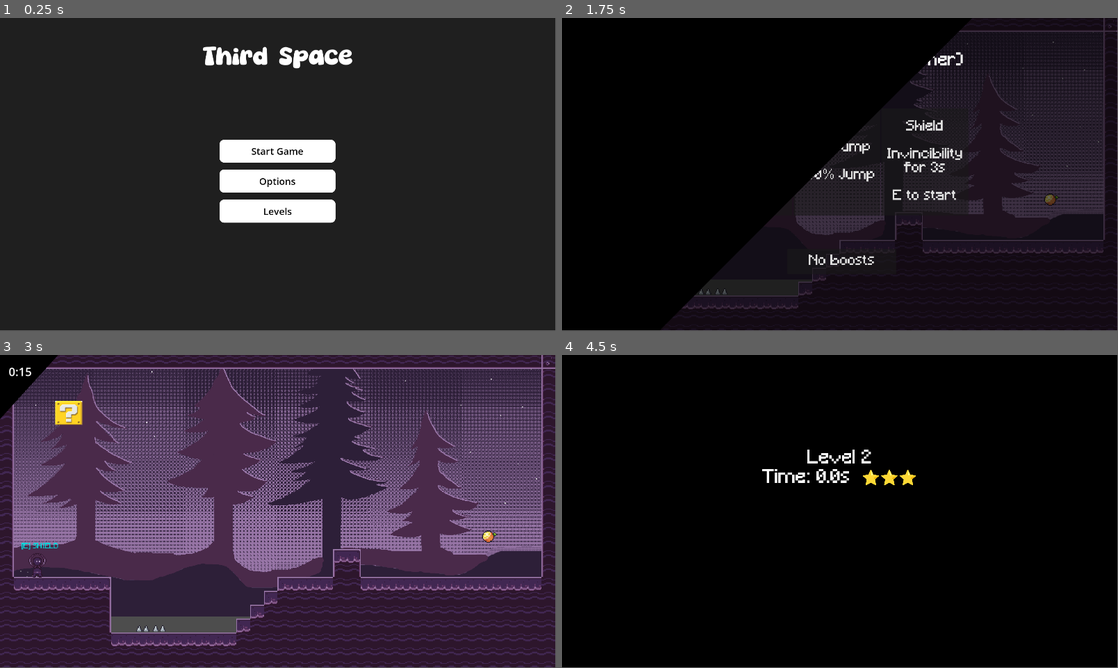
Above: before the commit, frames 1-4 (two rows, left to right).
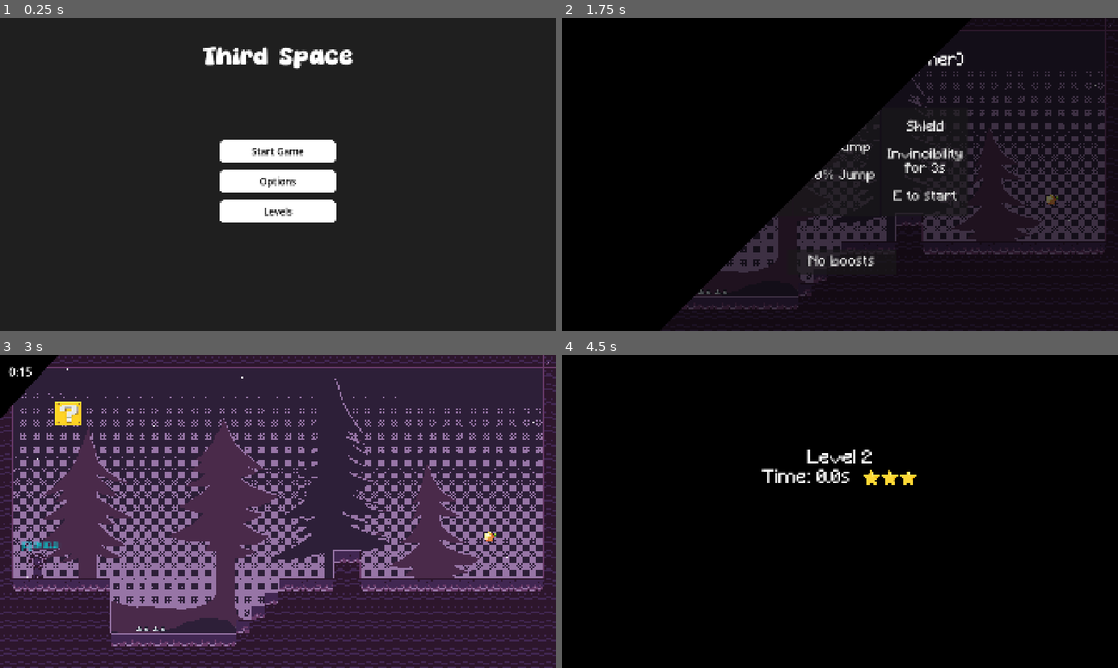
Above: after the commit, the same moments.

Repository: SmoothAsphaltRoads/thirdspacegame
Game: Godot game, scene res://scenes/main_menu.tscn
The game is run twice, just before and just after one commit, with the same random seed, the same clock (stepped at 60 frames per second) and the same inputs.
Inputs (mouse positions are in pixels of both pictures, inside the frame that each line leads up to):
- Up to frame 1 (0.25 s): no input
- Up to frame 2 (1.75 s): click "Start Game" at 0.5 s; click "Start Game" at 1.25 s
- Up to frame 3 (3 s): click "Shield Invincibility for 3s E…" at 2 s; tap Enter (ui_accept) at 2.75 s; move the mouse to (400, 495) at 2.77 s; hold D (right) from 2.78 s (still down); hold Enter (ui_accept) from 2.78 s (still down); click (400, 495) at 2.92 s
- Up to frame 4 (4.5 s): tap W (jump) at 3.02, 3.77 s; move the mouse to (728, 527) at 3.52 s; release Enter (ui_accept) at 3.53 s; tap N (next) at 3.6 s; tap Enter (ui_accept) at 3.8 s; move the mouse to (895, 442) at 4.27 s; release D (right) at 4.28 s; hold A (left) from 4.28 s (still down); hold Enter (ui_accept) from 4.28 s (still down)
In our replay, the window is 799x449 before the commit and 800x450 after it. These sizes can differ from the game's own. Grey fills any space a smaller window leaves; there, only what the larger window draws over its background counts as a difference.

The runs differ from the first frame. In frame 1, 0.9% of the frame differs, in the area x 36-64%, y 9-66%; in frame 2, 8.4%; in frame 3, 46%, in the area x 0-100%, y 0-100%; in frame 4, 0.5%.

Commit message:
added a basic cutscene template

Diff:
--- a/project.godot
+++ b/project.godot
@@ -30,7 +30,7 @@
 window/size/viewport_width=1920
 window/size/viewport_height=1080
 window/subwindows/embed_subwindows=false
-window/stretch/aspect="ignore"
+window/stretch/mode="canvas_items"
 
 [editor_plugins]
 
--- /dev/null
+++ b/scenes/intro.tscn
@@ -0,0 +1,59 @@
+[gd_scene format=3 uid="uid://cq8mu2vxsvb8s"]
+
+[ext_resource type="Script" uid="uid://vtnvxcuketji" path="res://scripts/intro.gd" id="1_ioskq"]
+
+[node name="Intro" type="CanvasLayer" unique_id=1928499742]
+layer = 10
+script = ExtResource("1_ioskq")
+
+[node name="top" type="ColorRect" parent="." unique_id=1100910725]
+offset_right = 1920.0
+color = Color(0, 0, 0, 1)
+
+[node name="bottom" type="ColorRect" parent="." unique_id=322019402]
+offset_top = 1080.0
+offset_right = 1920.0
+offset_bottom = 1080.0
+color = Color(0, 0, 0, 1)
+
+[node name="text" type="Label" parent="." unique_id=237830934]
+anchors_preset = 7
+anchor_left = 0.5
+anchor_top = 1.0
+anchor_right = 0.5
+anchor_bottom = 1.0
+offset_left = -800.0
+offset_top = -102.0
+offset_right = 800.0
+offset_bottom = -42.0
+grow_horizontal = 2
+grow_vertical = 0
+horizontal_alignment = 1
+vertical_alignment = 2
+
+[node name="skip" type="HBoxContainer" parent="." unique_id=708039937]
+anchors_preset = 1
+anchor_left = 1.0
+anchor_right = 1.0
+offset_left = -468.0
+offset_top = 36.0
+offset_right = -36.0
+offset_bottom = 72.0
+grow_horizontal = 0
+
+[node name="Label" type="Label" parent="skip" unique_id=1442141207]
+layout_mode = 2
+text = "Hold escape to skip"
+
+[node name="Bar" type="ColorRect" parent="skip" unique_id=593423138]
+custom_minimum_size = Vector2(120, 18)
+layout_mode = 2
+size_flags_vertical = 4
+color = Color(0.105882354, 0.05882353, 0.11764706, 1)
+
+[node name="fill" type="ColorRect" parent="skip/Bar" unique_id=1359635935]
+layout_mode = 0
+offset_left = 3.0
+offset_top = 3.0
+offset_right = 3.0
+offset_bottom = 15.0
--- a/scenes/levels/level_1.tscn
+++ b/scenes/levels/level_1.tscn
@@ -16,9 +16,10 @@
 
 [node name="TextureRect" type="TextureRect" parent="." unique_id=203758464]
 texture_filter = 1
-offset_top = -175.0
-offset_right = 1923.0
-offset_bottom = 905.0
+offset_left = 5.0
+offset_top = 11.0
+offset_right = 1928.0
+offset_bottom = 1091.0
 texture = ExtResource("1_nsrm0")
 stretch_mode = 1
 
--- /dev/null
+++ b/scripts/intro.gd
@@ -0,0 +1,75 @@
+extends Node
+@onready var top: ColorRect = $top
+@onready var bottom: ColorRect = $bottom
+@onready var text: Label = $text
+@onready var box: HBoxContainer = $skip
+@onready var fill: ColorRect = $skip/Bar/fill
+
+const BAR_HEIGHT := 132.0
+const SKIP_TIME := 0.8
+
+var skipped := false
+var _hold := 0.0
+var _done := false
+
+# Called when the node enters the scene tree for the first time.
+func _ready() -> void:
+	text.text = ""
+	box.modulate.a = 0.4
+	_run()
+
+func _run() -> void:
+	await _wait(0.4)
+	await bars(true)
+	await say("hello.")
+	await say("this is the intro.", 1.0)
+	_end()
+
+func bars(show: bool, time := 0.5) -> void:
+	var height := BAR_HEIGHT if show else 0.0
+	var tween := create_tween().set_parallel().set_trans(Tween.TRANS_QUART).set_ease(Tween.EASE_OUT)
+
+	tween.tween_property(top, "size:y", height, time)
+	tween.tween_property(bottom, "size:y", height, time)
+	tween.tween_property(bottom, "position:y", 1080.0-height, time)
+	await tween.finished
+
+func _wait(t: float) -> void:
+	if skipped:
+		return
+	await get_tree().create_timer(t).timeout
+
+
+func say(line: String, hold := 1.4) -> void:
+	if skipped:
+		return
+	text.text = line
+	text.visible_characters = 0
+	text.modulate.a = 1.0
+
+	for i in line.length():
+		text.visible_characters = i+1
+		await _wait(0.04)
+	await _wait(hold)
+	var tween := create_tween()
+	tween.tween_property(text, "modulate:a", 0.0, 0.3)
+	await tween.finished
+
+# Called every frame. 'delta' is the elapsed time since the previous frame.
+func _process(delta: float) -> void:
+	if Input.is_action_pressed("ui_cancel") or Input.is_action_pressed("ui_accept"):
+		_hold += delta
+	else:
+		_hold = maxf(_hold - delta * 2.0, 0.0)
+	box.modulate.a = move_toward(box.modulate.a, 1.0 if _hold > 0.0 else 0.4, delta * 4.0)
+	var full := (fill.get_parent() as Control).size.x - 6.0
+	fill.size.x  = full * clampf(_hold / SKIP_TIME, 0.0, 1.0)
+	if _hold >= SKIP_TIME and not skipped:
+		skipped = true
+		_end()
+
+func _end() -> void:
+	if _done:
+		return
+	_done = true
+	get_tree().change_scene_to_file("res://scenes/levels/level_1.tscn")
Not shown, added: scripts/intro.gd.uid
